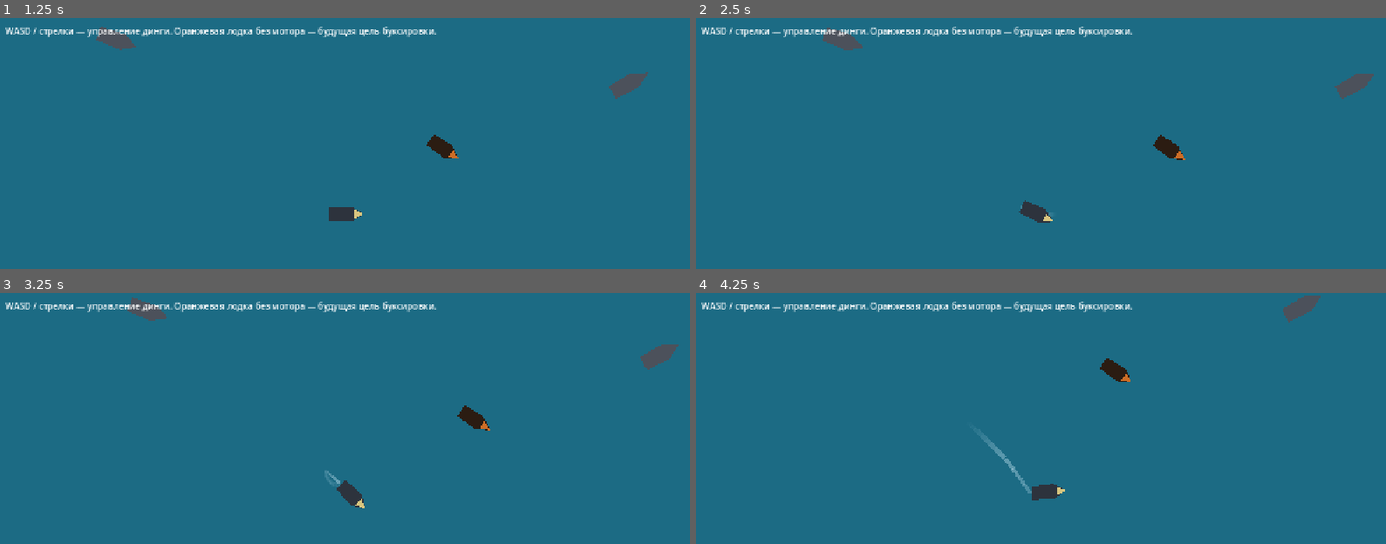
Above: before the commit, frames 1-4 (two rows, left to right).
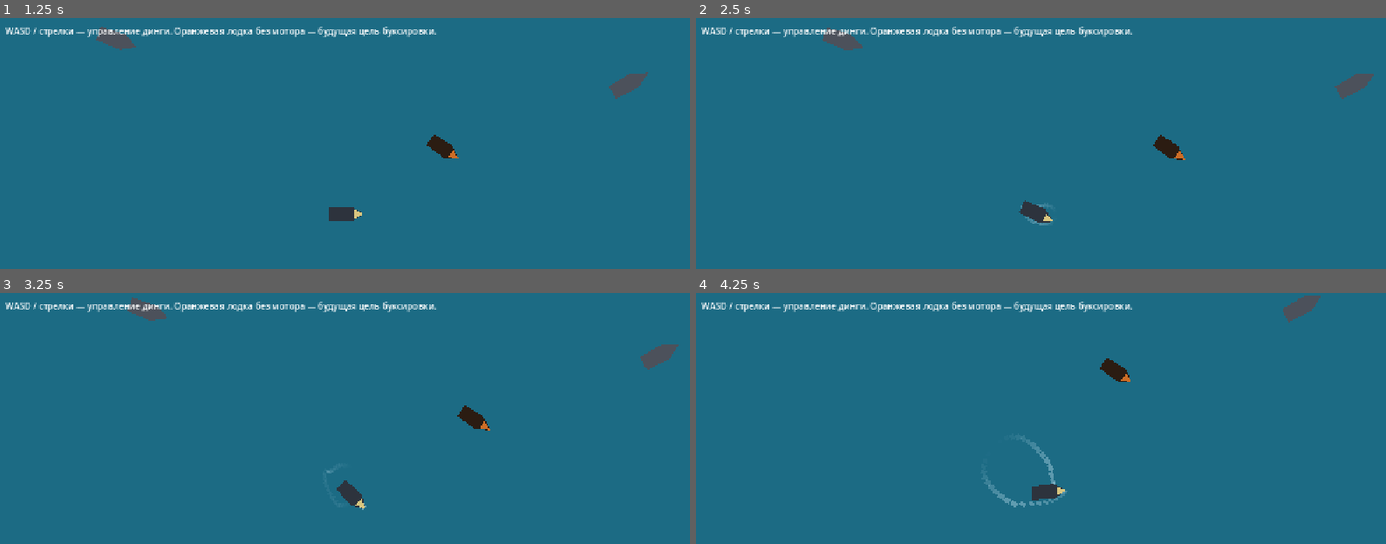
Above: after the commit, the same moments.

Repository: imchrm/bring-dimitrii-luperon
Game: Godot game, scene res://scenes/world/luperon.tscn
The game is run twice, just before and just after one commit, with the same random seed, the same clock (stepped at 60 frames per second) and the same inputs.
Inputs:
- Up to frame 1 (1.25 s): tap Enter at 0.5 s; hold D (steer_right) from 0.53 s (still down)
- Up to frame 2 (2.5 s): tap Space at 1.25 s; release D (steer_right) at 1.28 s; hold S (reverse) 1.28-2.03 s; hold D (steer_right) from 2.03 s (still down)
- Up to frame 3 (3.25 s): release D (steer_right) at 2.78 s; hold W (thrust) from 2.78 s (still down)
- Up to frame 4 (4.25 s): release W (thrust) at 3.53 s; hold A (steer_left) from 3.53 s (still down)

Frame 1 is identical in both runs. In frame 2, less than 0.1% of the frame differs, in the area x 47-52%, y 74-83%; in frame 3, less than 0.1%; in frame 4, 0.5%, in the area x 41-54%, y 55-86%.

Commit message:
WakeTrail: Kelvin V-wake diverging from the bow
A forward-moving hull makes its wake at the bow, not from a point behind
the stern. Marks are now born in pairs at the bow and drift sideways at
speed * tan(half_angle) (static arm_drift). Since the boat moves away at
'speed', each arm leaves the track at exactly half_angle regardless of
speed, like a deep-water Kelvin wake (19.47 deg). Arms bend in turns on
their own; rectangles are aligned with the arm.

- In reverse the V is born at the stern, oriented by the velocity.
- Optional stern_wash: propeller wash marks along the axis, no drift.
- Trail length is measured by the boat's odometer since a mark's birth,
  not by distances between marks (the two arms interleave sideways).
- emit_offset replaced by bow_offset / stern_offset.
- Wake logic moved to _physics_process. In _process the interval could
  contain 3 or 4 physics steps, so the speed estimate (and with it the V
  angle) jumped by tens of percent at 120/144 Hz and in headless runs.

Verified headless at steady speed: arm angle 19.47 deg and mark
alignment within 0.01 deg, trail length <= 192 px, stationary towed
dinghy leaves no marks.

Co-Authored-By: Claude Opus 5.5 <noreply@anthropic.com>
Claude-Session: https://claude.ai/code/session_01NyPWaBe8ZHhSeU6k75QsdG

Diff:
--- a/scripts/effects/wake_trail.gd
+++ b/scripts/effects/wake_trail.gd
@@ -1,39 +1,49 @@
 class_name WakeTrail
 extends Node2D
-## WakeTrail — след за лодкой из затухающих прямоугольников.
+## WakeTrail — кильватерный след за лодкой из затухающих прямоугольников.
 ##
 ## Компонент: добавляется дочерним узлом к любому Node2D (в проекте — к
 ## prefab динги) и только читает global_transform родителя, в физику не
 ## вмешивается. Узел переводится в top_level, поэтому метки живут в мировых
 ## координатах и не едут вместе с лодкой.
 ##
-## Метки ставятся через равные промежутки ВРЕМЕНИ (spawn_interval), поэтому
-## расстояние между ними показывает скорость: реже — быстрее. Прямоугольник
-## повёрнут по НОСУ корпуса, а не по траектории: в повороте видно, насколько
-## корпус развёрнут относительно направления движения (снос боком).
-##
-## Как настоящий кильватерный след, метка не сжимается, а РАСХОДИТСЯ и
-## растворяется: ширина поперёк корпуса растёт до spread раз, длина вдоль
-## корпуса не меняется, гаснет только альфа. Доля "жизни" (fade) — худшая из
-## двух: по возрасту (lifetime) и по удалённости от лодки вдоль следа
-## (max_length). Так след никогда не длиннее max_length и не "втягивается"
-## в корму, когда лодка встала, а тает на месте.
+## Форма — волна Кельвина: след расходится от НОСА двумя плечами буквой V.
+## Каждые spawn_interval секунд у носа рождается пара меток, и каждая метка
+## отплывает от линии курса вбок со скоростью speed * tan(half_angle), где
+## speed — скорость лодки при рождении метки. Поэтому угол V не зависит от
+## скорости (как у настоящей волны Кельвина на глубокой воде, ~19.5 град), а
+## в повороте плечи естественно изгибаются. Ближняя к носу часть плеч скрыта
+## под корпусом и выходит из-под него у кормы. При движении задним ходом
+## след так же расходится, но от кормы. Опционально — струя от винта
+## (stern_wash): цепочка меток по оси за кормой, без бокового сноса.
+##
+## Метка не сжимается, а расходится и растворяется: ширина поперёк растёт
+## до spread раз, длина не меняется, гаснет только альфа. Доля "жизни"
+## (fade) — худшая из двух: по возрасту (lifetime) и по пройденному лодкой
+## пути с момента рождения метки (max_length). Так след никогда не длиннее
+## max_length и тает на месте, когда лодка встала.
 ##
 ## Сила метки (strength) фиксируется при рождении по скорости: полная при
-## full_wake_speed, слабее на малом ходу (меньше альфа и размер). Тормозящая
-## лодка оставляет всё более слабые метки — без яркого сгустка у кормы.
-
-## Длина следа вдоль траектории, px. По умолчанию — 3 длины корпуса динги (64).
+## full_wake_speed, слабее на малом ходу (меньше альфа и размер).
+
+## Длина следа по пройденному пути от точки рождения, px. По умолчанию —
+## 3 длины корпуса динги (64), считая от носа.
 @export_range(0.0, 1000.0, 1.0) var max_length: float = 192.0
 ## Время жизни метки, с.
 @export_range(0.05, 10.0, 0.05) var lifetime: float = 1.5
-## Интервал между метками, с.
+## Интервал между парами меток, с.
 @export_range(0.01, 1.0, 0.01) var spawn_interval: float = 0.06
-## Метки не ставятся, если источник движется медленнее, px/s.
+## Метки не ставятся, если лодка движется медленнее, px/s.
 @export_range(0.0, 100.0, 0.5) var min_speed: float = 8.0
-## Точка появления меток в локальных координатах родителя (корма).
-@export var emit_offset: Vector2 = Vector2(-30.0, 0.0)
-## Размер свежей метки на полном ходу, px: x — вдоль корпуса, y — поперёк.
+## Полуугол V, град. 19.47 — угол Кельвина для глубокой воды.
+@export_range(0.0, 60.0, 0.5) var half_angle_deg: float = 19.47
+## Точка рождения плеч V при ходе вперёд, локально (нос).
+@export var bow_offset: Vector2 = Vector2(34.0, 0.0)
+## Точка рождения плеч V при заднем ходе и струи от винта, локально (корма).
+@export var stern_offset: Vector2 = Vector2(-30.0, 0.0)
+## Струя от винта: метки по оси за кормой (только при ходе вперёд).
+@export var stern_wash: bool = false
+## Размер свежей метки на полном ходу, px: x — вдоль плеча, y — поперёк.
 @export var mark_size: Vector2 = Vector2(12.0, 5.0)
 ## Цвет свежей метки на полном ходу; альфа гаснет с fade и strength.
 @export var mark_color: Color = Color(0.85, 0.95, 1.0, 0.65)
@@ -49,14 +59,21 @@
 class Mark:
 	var position: Vector2
 	var rotation: float
+	## Скорость бокового сноса метки (плечо V), px/s; ноль — для струи винта.
+	var drift: Vector2
+	## Показание одометра лодки в момент рождения, px.
+	var odometer: float
 	## Сила при рождении, [0, 1]; зависит от скорости лодки.
 	var strength: float
 	var age: float = 0.0
 	var fade: float = 1.0
 
-	func _init(at: Vector2, heading: float, wake_strength: float) -> void:
+	func _init(at: Vector2, heading: float, drift_velocity: Vector2,
+			odometer_at_birth: float, wake_strength: float) -> void:
 		position = at
 		rotation = heading
+		drift = drift_velocity
+		odometer = odometer_at_birth
 		strength = wake_strength
 
 
@@ -64,40 +81,47 @@
 ## От старой к новой: новая метка — в конце.
 var _marks: Array[Mark] = []
 var _spawn_timer: float = 0.0
-## Точка появления на момент прошлой проверки спавна — для оценки скорости.
-var _last_spawn_check_point: Vector2
-## Точка появления на момент последнего пересчёта меток (голова следа).
-var _head: Vector2
+## Позиция лодки на момент прошлой проверки спавна — для оценки скорости.
+var _last_spawn_check_position: Vector2
+## Позиция лодки на прошлом кадре — для одометра.
+var _last_position: Vector2
+## Путь, пройденный лодкой, px. Длина следа считается по нему, а не по
+## расстояниям между метками: метки двух плеч чередуются и разнесены вбок.
+var _odometer: float = 0.0
 
 
 func _ready() -> void:
 	_source = get_parent() as Node2D
 	if _source == null:
 		push_error("WakeTrail: parent must be a Node2D")
-		set_process(false)
+		set_physics_process(false)
 		return
 	top_level = true
 	global_transform = Transform2D.IDENTITY
-	_head = _emit_point()
-	_last_spawn_check_point = _head
-
-
-func _process(delta: float) -> void:
-	_head = _emit_point()
-
-	# Скорость оценивается по смещению за весь интервал, а не за кадр:
-	# кадров отрисовки может быть больше, чем шагов физики (монитор 120/144 Гц,
-	# headless), и тогда в части кадров тело "стоит" и скорость была бы 0.
+	_last_position = _source.global_position
+	_last_spawn_check_position = _last_position
+
+
+# Логика следа — в шаге физики, а не в _process: позиция тела меняется
+# только на шагах физики, и лишь здесь смещение и прошедшее время
+# согласованы. В _process (монитор 120/144 Гц, headless) в интервал
+# попадало бы то 3, то 4 шага физики, и оценка скорости — а с ней боковой
+# снос и угол V — прыгала бы на десятки процентов.
+func _physics_process(delta: float) -> void:
+	var position_now: Vector2 = _source.global_position
+	_odometer += position_now.distance_to(_last_position)
+	_last_position = position_now
+
 	_spawn_timer += delta
 	if _spawn_timer >= spawn_interval:
-		var speed: float = _head.distance_to(_last_spawn_check_point) / _spawn_timer
+		var displacement: Vector2 = position_now - _last_spawn_check_position
+		var velocity: Vector2 = displacement / _spawn_timer
 		_spawn_timer = 0.0
-		_last_spawn_check_point = _head
-		if speed >= min_speed:
-			var strength: float = WakeTrail.strength_for_speed(speed, full_wake_speed)
-			_marks.append(Mark.new(_head, _source.global_rotation, strength))
-
-	_update_marks(_head, delta)
+		_last_spawn_check_position = position_now
+		if velocity.length() >= min_speed:
+			_spawn(velocity)
+
+	_update_marks(delta)
 	queue_redraw()
 
 
@@ -112,18 +136,43 @@
 	draw_set_transform(Vector2.ZERO, 0.0, Vector2.ONE)
 
 
-## Старит метки, пересчитывает fade и удаляет исчезнувшие. Проход идёт от
-## новой метки к старой с накоплением длины следа; fade монотонно не растёт
-## к старым меткам, поэтому первая исчезнувшая отсекает и все более старые.
-func _update_marks(head: Vector2, delta: float) -> void:
-	var distance: float = 0.0
-	var previous: Vector2 = head
+## Рождает пару меток V (и метку струи винта, если включена).
+func _spawn(velocity: Vector2) -> void:
+	var transform_now: Transform2D = _source.global_transform
+	var heading: float = _source.global_rotation
+	var forward: Vector2 = Vector2.RIGHT.rotated(heading)
+	var moving_forward: bool = velocity.dot(forward) >= 0.0
+	var speed: float = velocity.length()
+	var strength: float = WakeTrail.strength_for_speed(speed, full_wake_speed)
+	var half_angle: float = deg_to_rad(half_angle_deg)
+
+	# V рождается у ведущей оконечности корпуса и ориентирована по
+	# направлению движения, а не по носу: при заднем ходе — от кормы.
+	var origin: Vector2 = transform_now * (bow_offset if moving_forward else stern_offset)
+	var track_heading: float = velocity.angle()
+	for side: float in [1.0, -1.0]:
+		var arm: Vector2 = WakeTrail.arm_drift(velocity, half_angle, side)
+		# Плечо уходит назад и в сторону сноса: линия меток идёт под углом
+		# side * half_angle к курсу (ось y экрана направлена вниз).
+		var arm_rotation: float = track_heading + side * half_angle
+		_marks.append(Mark.new(origin, arm_rotation, arm, _odometer, strength))
+
+	if stern_wash and moving_forward:
+		var stern: Vector2 = transform_now * stern_offset
+		_marks.append(Mark.new(stern, heading, Vector2.ZERO, _odometer, strength))
+
+
+## Старит и сносит метки, пересчитывает fade и удаляет исчезнувшие. Проход
+## идёт от новой метки к старой; fade монотонно не растёт к старым меткам
+## (они старше и родились раньше по одометру), поэтому первая исчезнувшая
+## отсекает и все более старые.
+func _update_marks(delta: float) -> void:
 	var first_alive: int = 0
 	for i: int in range(_marks.size() - 1, -1, -1):
 		var mark: Mark = _marks[i]
 		mark.age += delta
-		distance += previous.distance_to(mark.position)
-		previous = mark.position
+		mark.position += mark.drift * delta
+		var distance: float = _odometer - mark.odometer
 		mark.fade = WakeTrail.fade_factor(mark.age, lifetime, distance, max_length)
 		if mark.fade <= 0.0:
 			first_alive = i + 1
@@ -132,12 +181,8 @@
 		_marks = _marks.slice(first_alive)
 
 
-func _emit_point() -> Vector2:
-	return _source.global_transform * emit_offset
-
-
 ## Доля "жизни" метки в [0, 1]: 1 — свежая, 0 — исчезла. Берётся худшая из
-## двух долей: по возрасту и по удалённости от лодки вдоль следа.
+## двух долей: по возрасту и по пройденному с рождения пути.
 ## Чистая функция без состояния — пригодна для юнит-тестов.
 static func fade_factor(age: float, max_age: float, distance: float, length_limit: float) -> float:
 	if max_age <= 0.0 or length_limit <= 0.0:
@@ -152,10 +197,18 @@
 	return clampf(speed / full_speed, 0.0, 1.0)
 
 
-## Масштаб метки (x — вдоль корпуса, y — поперёк). Базовый масштаб растёт
+## Масштаб метки (x — вдоль плеча, y — поперёк). Базовый масштаб растёт
 ## с силой от min_scale до 1; ширина дополнительно расходится от 1 до
 ## spread_max по мере угасания (fade: 1 -> 0). Длина от fade не зависит.
 static func mark_scale(fade: float, strength: float, spread_max: float, min_scale: float) -> Vector2:
 	var base: float = lerpf(min_scale, 1.0, strength)
 	var widen: float = lerpf(spread_max, 1.0, fade)
 	return Vector2(base, base * widen)
+
+
+## Скорость бокового сноса метки плеча V, px/s: перпендикулярно курсу,
+## величиной |velocity| * tan(half_angle). side = +1 / -1 — сторона плеча.
+## Метка неподвижна вдоль курса, а лодка уходит со скоростью |velocity|,
+## поэтому плечо отклоняется от линии курса ровно на half_angle.
+static func arm_drift(velocity: Vector2, half_angle: float, side: float) -> Vector2:
+	return velocity.orthogonal() * (tan(half_angle) * side)
Not shown, changed: README.md
Not shown, changed: docs/ARCHITECTURE.md
Not shown, changed: docs/CHANGELOG.md
